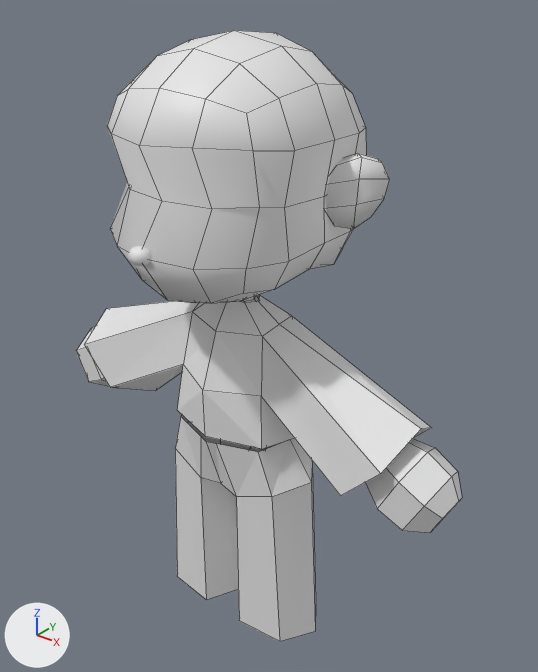
Renders of the Blender file 신민정/lowpoly_char.blend from each side of a commit.
Before and after are seen from a 50 mm camera at (3.06, -3.5, 1.16) aimed at (0.12, 0.17, -1.12). Arrows for +X, +Y and +Z are at lower left; the lights stay in place. The first picture is the older version. Mesh edges are drawn as thin lines on the coarser meshes.

The scene before the commit, as lines of its bpy script (objects in view):
```python
me_circle = bpy.data.meshes.new('Circle')
me_circle.from_pydata(...)  # 24 vertices, 22 faces; spans x 0.584..0.959, y -0.005..0.319, z -0.188..0.227
me_circle.polygons.foreach_set('use_smooth', [True] * 22)
me_cube_002 = bpy.data.meshes.new('Cube.002')
me_cube_002.from_pydata(...)  # 31 vertices, 16 faces, 4 loose edges; spans x 0.0..2.98, y -1.19..1.28, z -0.58..1.31
me_cube_004 = bpy.data.meshes.new('Cube.004')
me_cube_004.from_pydata(...)  # 30 vertices, 26 faces; spans x 0.92..3.59, y -0.71..0.71, z -0.84..0.81
me_cube_007 = bpy.data.meshes.new('Cube.007')
me_cube_007.from_pydata(...)  # 34 vertices, 26 faces; spans x 0.0..1.48, y -1.17..1.28, z -3.37..-0.42
ob_arm = bpy.data.objects.new('Arm', me_cube_004)
ob_arm.location = (0.0, 0.0, -1.521)
ob_arm.scale = (0.476, 0.322, 0.566)
_m = ob_arm.modifiers.new('Mirror', 'MIRROR')
_m.use_clip = True
ob_ear = bpy.data.objects.new('Ear', me_circle)
ob_ear.location = (0.0, 0.0, 0.0)
_m = ob_ear.modifiers.new('Mirror', 'MIRROR')
ob_uppercloth = bpy.data.objects.new('UpperCloth', me_cube_002)
ob_uppercloth.location = (0.0, 0.0, -1.521)
ob_uppercloth.scale = (0.476, 0.322, 0.566)
_m = ob_uppercloth.modifiers.new('Mirror', 'MIRROR')
_m.use_clip = True
ob_uppercloth_001 = bpy.data.objects.new('UpperCloth.001', me_cube_007)
ob_uppercloth_001.location = (0.0, 0.0, -1.521)
ob_uppercloth_001.scale = (0.476, 0.322, 0.566)
_m = ob_uppercloth_001.modifiers.new('Mirror', 'MIRROR')
_m.use_clip = True
# also in view: 'Face' at (0.0, 0.0, 0.08)
```
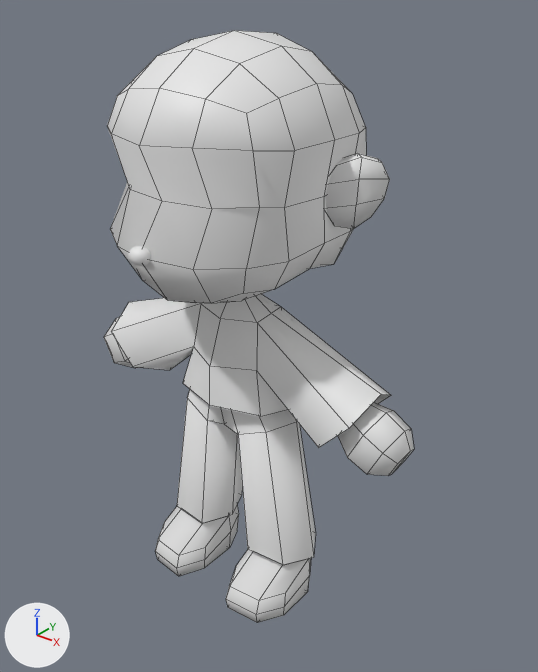
What differs and where, as boxes [x1, y1, x2, y2] in the pictures (538 x 672 px; the box of a moved part takes in the faces that stretch with it):
'UpperCloth', reshaped, moved, rescaled (19% narrower, 23% shorter): before [84, 295, 431, 496]; after [111, 294, 391, 448]
'UpperCloth.001', deleted: before [175, 415, 316, 641]
'LowerCloth2', added: after [177, 389, 316, 565]
'Arm', moved, rescaled (20% narrower, 23% shorter): before [76, 327, 462, 533]; after [104, 317, 414, 476]
'Legs', added: after [155, 506, 311, 623]
part 1 of me_cube_002, moved or reshaped: before [177, 365, 294, 449]; after [183, 347, 288, 416]

What changed in the scene script:
```text
Change me_cube_002:
    used by ob_uppercloth; location = (0.0, 0.0, -1.521); scale = (0.476, 0.322, 0.566)
    remove me_cube_002.from_pydata(...)  # 31 vertices, 16 faces, 4 loose edges; spans x 0.0..2.98, y -1.19..1.28, z -0.58..1.31
    add me_cube_002.from_pydata(...)  # 31 vertices, 16 faces, 4 loose edges; spans x 0.0..2.98, y -1.25..1.36, z -0.58..1.31
    me_cube_002 part 1
    me_cube_002.vertices[0].co: (0.84, -0.78, -0.35) -> (0.95, -0.83, -0.35)  # pixel (261, 449) -> pixel (260, 416)
    me_cube_002.vertices[2].co: (0.84, 0.9, -0.35) -> (0.95, 0.95, -0.35)
    me_cube_002.vertices[6].co: (0.0, 1.28, -0.35) -> (0.0, 1.36, -0.35)
    me_cube_002.vertices[8].co: (0.0, -1.17, -0.35) -> (0.0, -1.25, -0.35)  # pixel (205, 436) -> pixel (209, 405)
    me_cube_002.vertices[23].co: (1.04, 0.02, -0.35) -> (1.23, 0.02, -0.35)
Add me_cube_005:
    me_cube_005.from_pydata(...)  # 34 vertices, 30 faces; spans x 0.13..1.67, y -1.93..0.87, z -4.18..-0.77
    me_cube_005.polygons.foreach_set('use_smooth', [True] * 30)
Add me_cube_007_1:
    me_cube_007_1.from_pydata(...)  # 34 vertices, 26 faces; spans x 0.0..1.76, y -0.99..1.13, z -3.37..-0.42
    me_cube_007_1.polygons.foreach_set('use_smooth', [True] * 26)
Change ob_uppercloth:
    ob_uppercloth.location: (0.0, 0.0, -1.521) -> (0.0, 0.0, -1.337)
    ob_uppercloth.scale: (0.476, 0.322, 0.566) -> (0.38, 0.257, 0.452)
Change ob_arm:
    ob_arm.location: (0.0, 0.0, -1.521) -> (0.0, 0.0, -1.337)
    ob_arm.scale: (0.476, 0.322, 0.566) -> (0.38, 0.257, 0.452)
Remove ob_uppercloth_001:
    ob_uppercloth_001 = bpy.data.objects.new('UpperCloth.001', me_cube_007)
    ob_uppercloth_001.location = (0.0, 0.0, -1.521)
    ob_uppercloth_001.scale = (0.476, 0.322, 0.566)
    _m = ob_uppercloth_001.modifiers.new('Mirror', 'MIRROR')
    _m.use_clip = True
Add ob_legs:
    ob_legs = bpy.data.objects.new('Legs', me_cube_005)
    ob_legs.location = (0.0, 0.0, -1.18)
    ob_legs.scale = (0.38, 0.257, 0.452)
    _m = ob_legs.modifiers.new('Mirror', 'MIRROR')
    _m.use_clip = True
Add ob_lowercloth2:
    ob_lowercloth2 = bpy.data.objects.new('LowerCloth2', me_cube_007_1)
    ob_lowercloth2.location = (0.0, 0.0, -1.18)
    ob_lowercloth2.scale = (0.38, 0.257, 0.452)
    _m = ob_lowercloth2.modifiers.new('Mirror', 'MIRROR')
    _m.use_clip = True
```
